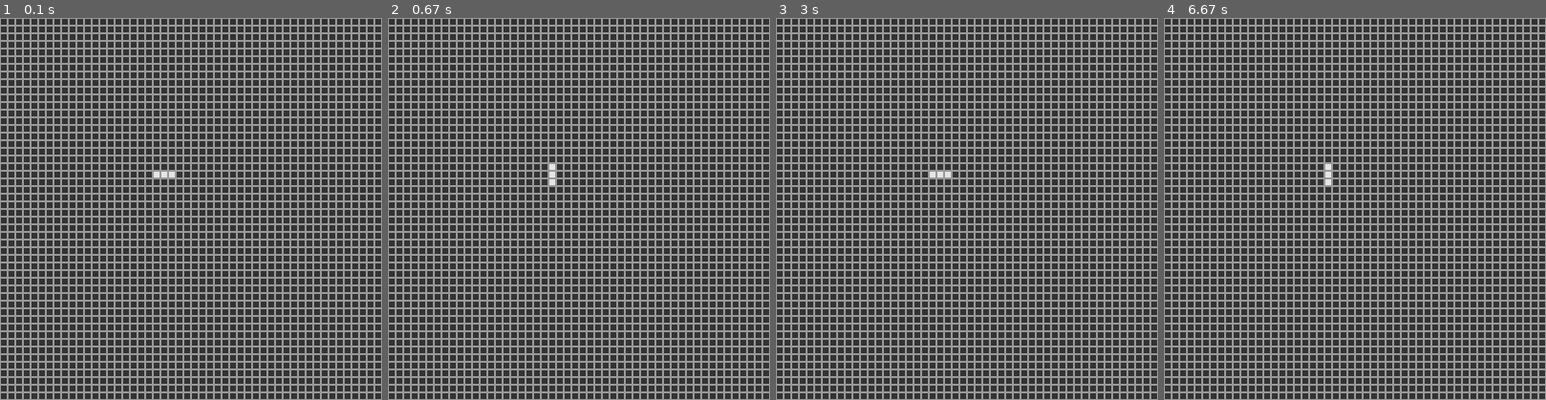
Above: before the commit, frames 1-4 (left to right).
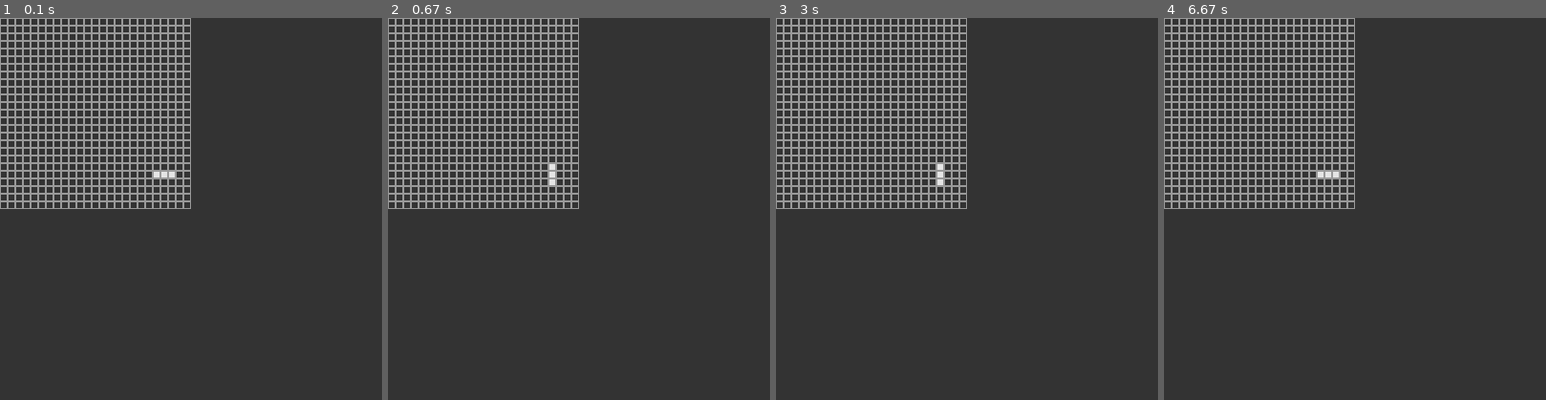
Above: after the commit, the same moments.

Repository: SupahXYT/conways-game-of-life
Game: pygame game, started from pygame_display.py
The game is run twice, just before and just after one commit, with the same random seed, the same clock (stepped at 60 frames per second) and the same inputs.
Inputs (mouse positions are in pixels of both pictures, inside the frame that each line leads up to):
- Up to frame 1 (0.1 s): no input
- Up to frame 2 (0.67 s): hold Right from 0.33 s (still down); move the mouse to (563, 224) at 0.37 s
- Up to frame 3 (3 s): release Right at 0.8 s; hold Right 0.83-1.33 s; hold Right 1.37-2 s; hold Right 2.03-2.7 s; tap Space at 2.73 s
- Up to frame 4 (6.67 s): click (1343, 144) at 3.55 s; hold Right 3.83-4.3 s; hold Right 4.33-4.97 s; hold Right 5-5.47 s; hold Right 5.5-5.97 s; hold Right 6-6.63 s

The runs differ from the first frame. In frame 1, 33% of the frame differs, in the area x 0-100%, y 0-100%; in frame 2, 33%; in frame 3, 33%; in frame 4, 33%.

Commit message:
preformance improvements

Diff:
--- a/pygame_display.py
+++ b/pygame_display.py
@@ -10,34 +10,43 @@
         pygame.init()
         self.display = pygame.display.set_mode((400, 400), pygame.RESIZABLE)
         self.display.fill(col_bg)
-        self.game = Game.game(100, 100)
+        self.game = Game.game(25, 25)
         self.paused = True
         self.scale = 1
         self.ox, self.oy = (0, 0)
         self.button = 1
+        self.to_flip = True
         pygame.display.flip()
 
     def main(self):
         running = True
         while running:
-            for event in pygame.event.get():
-                if event.type == pygame.QUIT:
-                    running = False
-                elif event.type == KEYDOWN:
-                    self.on_key_press(event)
-                elif event.type == MOUSEWHEEL:
-                    self.on_scroll(event)
-                elif event.type == MOUSEBUTTONDOWN:
-                    self.on_mouse_down(event)
-                elif event.type == MOUSEBUTTONUP:
-                    self.on_mouse_up()
-                if event.type == MOUSEMOTION:
-                    self.on_motion(event)
+            self.to_flip = True
+            events = pygame.event.get()
+            if(len(events) > 0):
+                for event in events:
+                    if event.type == pygame.QUIT:
+                        running = False
+                    elif event.type == KEYDOWN:
+                        self.on_key_press(event)
+                    elif event.type == MOUSEWHEEL:
+                        self.on_scroll(event)
+                    elif event.type == MOUSEBUTTONDOWN:
+                        self.on_mouse_down(event)
+                    elif event.type == MOUSEBUTTONUP:
+                        self.on_mouse_up()
+                    if event.type == MOUSEMOTION:
+                        self.on_motion(event)
+            else:
+                self.to_flip = False
+
+            if(not self.paused):
+                self.game.step()
+                self.to_flip = True
 
             self.draw()
-            if(not self.paused):
-                self.game.step()
-            pygame.display.flip()
+            if(self.to_flip):
+                pygame.display.flip()
             pygame.time.wait(5)
 
         pygame.quit()
